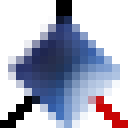
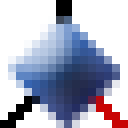
Before/after of a 128×128 layered artwork. What changed in the layer stack:
pixels changed over [8, 16, 120, 128] (layer not identified)
